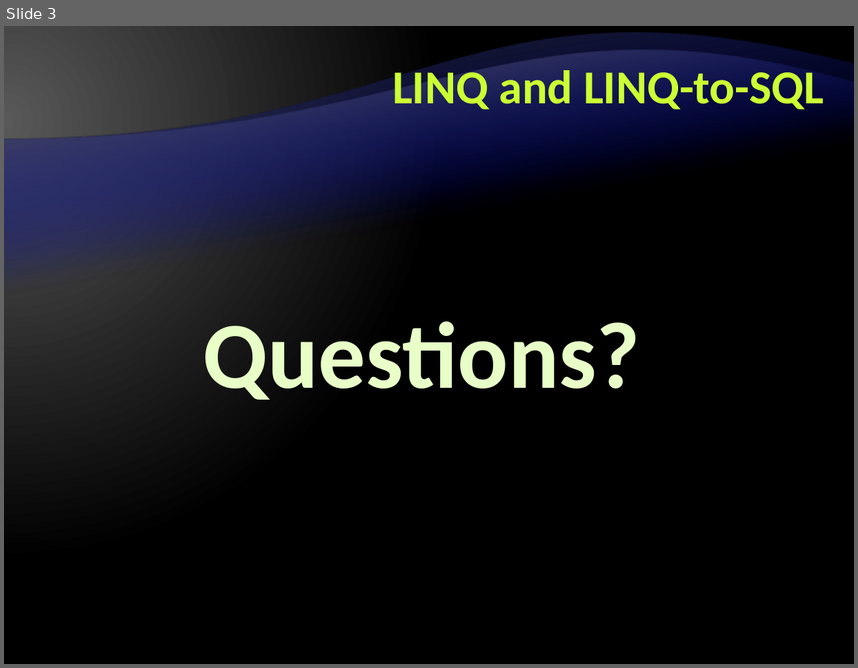
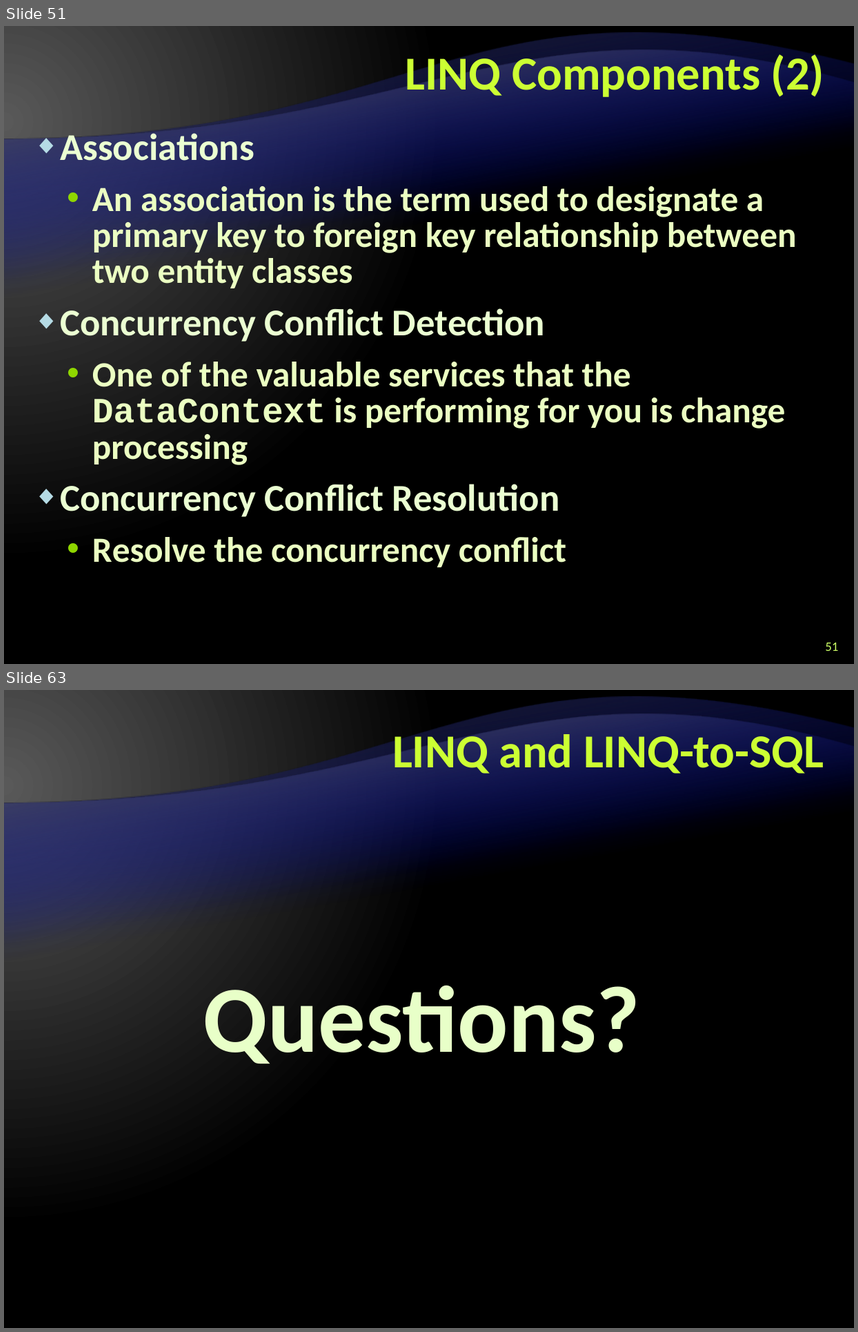
Before and after one commit to Graveheart/aspnetcourse, a slide deck: lectures/6. LINQ and LINQ-to-SQL.pptx. Shown one above the other, each under a label of ours: slide 3 before the commit, slides 51 and 63 after it; the slides between them are not shown. The pictures are 858x668 and 858x1332 pixels, drawn with LibreOffice and Linux fonts; fonts in the diff are those of the drawing; background and template pictures are left out. Boxes give left, top, right and bottom in pixels: in the first picture for what was removed or moved away, otherwise in the second. Text is boxed around its words. In the diff, an @@ line names an element or a change of style, - is before the commit and + after.

Commit message:
Created and added the presentation regarding LINQ and LINQ-TO-SQL

```diff
--- a/lectures/6. LINQ and LINQ-to-SQL.pptx
+++ b/lectures/6. LINQ and LINQ-to-SQL.pptx
@@ slide 51 added at box(4, 26, 854, 664), background gradient #595959 to #000000; not listed: 2 template elements that a slide beside it also shows @@
@@ title added at box(406, 50, 824, 97), 40 pt, text #CCFF33, bold @@
+LINQ Components (2)
@@ text added at box(60, 128, 797, 567), 30 pt, text #EBFFC2, bold @@
+◆ Associations
+  • An association is the term used to designate a primary key to foreign key relationship between two entity classes
+◆ Concurrency Conflict Detection
+  • One of the valuable services that the DataContext is performing for you is change processing
+◆ Concurrency Conflict Resolution
+  • Resolve the concurrency conflict
@@ page number added at box(825, 642, 838, 650), 11 pt, text #CCFF66 @@
+51
@@ what was slide 3 is now slide 63 @@
```
Also in this commit, not shown: 2 slides changed, 60 other slides added.
